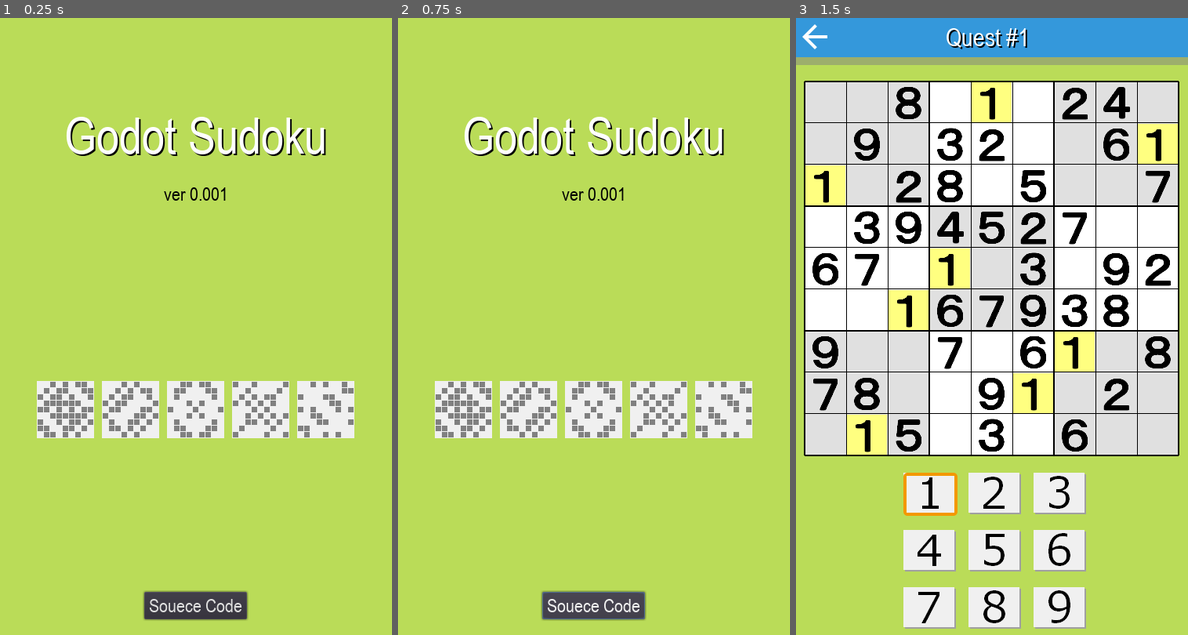
Above: before the commit, frames 1-3 (left to right).
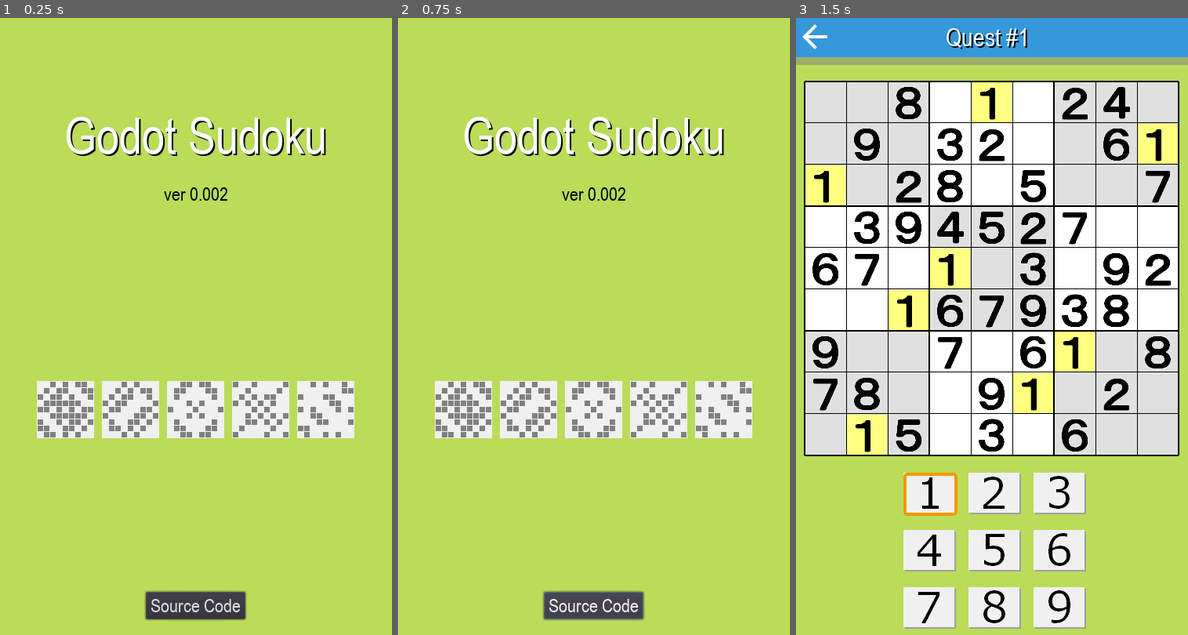
Above: after the commit, the same moments.

Repository: vivisuke/GodotSudoku
Game: Godot game, scene res://LevelScene.tscn
The game is run twice, just before and just after one commit, with the same random seed, the same clock (stepped at 60 frames per second) and the same inputs.
Inputs (mouse positions are in pixels of both pictures, inside the frame that each line leads up to):
- Up to frame 1 (0.25 s): no input
- Up to frame 2 (0.75 s): click "Souece Code" (after the commit: "Source Code") at 0.5 s
- Up to frame 3 (1.5 s): click (862, 406) at 1.25 s

The runs differ from the first frame. In frame 1, 0.3% of the frame differs, in the area x 36-64%, y 27-98%; in frame 2, 0.4%; in frame 3, nothing differs.

Commit message:
0047 ◎ C 03/29 03/29 0.002│問題│レベルシーン：「source」が「souece」になっている

Diff:
--- a/GodotSudoku/LevelScene.tscn
+++ b/GodotSudoku/LevelScene.tscn
@@ -64,7 +64,7 @@
 custom_fonts/font = SubResource( 2 )
 custom_constants/shadow_offset_x = 2
 custom_constants/shadow_offset_y = 2
-text = "ver 0.001"
+text = "ver 0.002"
 
 [node name="CenterContainer2" type="CenterContainer" parent="."]
 margin_top = 400.0
@@ -108,12 +108,12 @@
 }
 
 [node name="SourceCodeButton" type="Button" parent="CenterContainer4"]
-margin_left = 184.0
+margin_left = 186.0
 margin_top = 32.0
-margin_right = 315.0
+margin_right = 313.0
 margin_bottom = 67.0
 custom_fonts/font = SubResource( 3 )
-text = "Souece Code"
+text = "Source Code"
 __meta__ = {
 "_edit_use_anchors_": false
 }
Not shown, changed: .gitignore
Not shown, changed: GodotSudoku.spr
Not shown, changed: GodotSudoku/html/index.html
